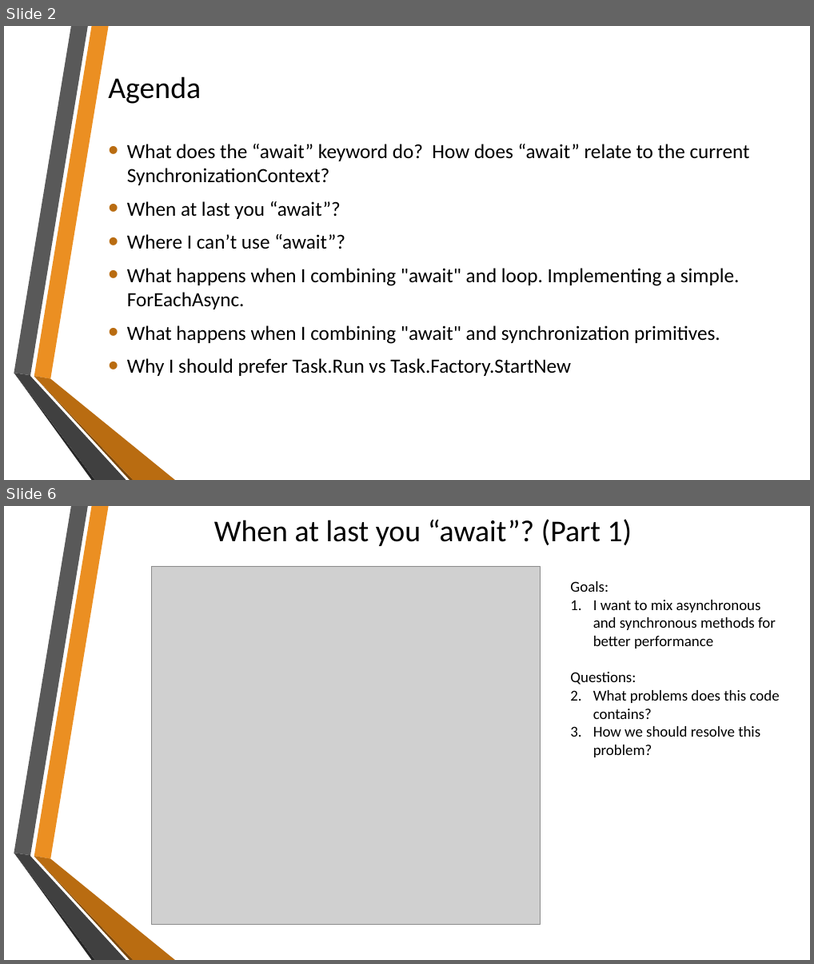
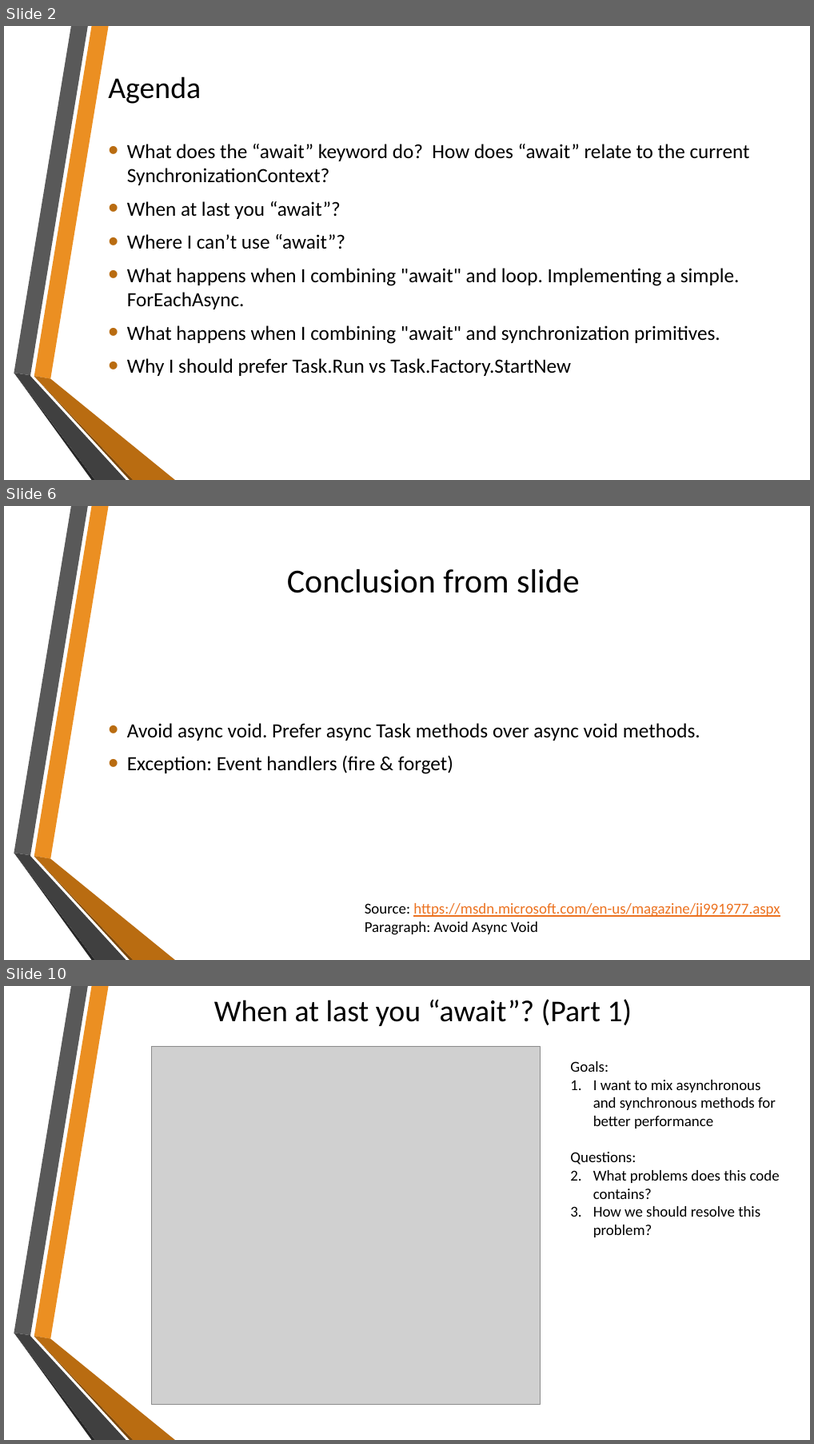
Before and after one commit to sflusov/AsyncAwaitPitfalls, a slide deck: Async Await and their pitfalls.pptx. Shown one above the other, each under a label of ours: slides 2 and 6 before the commit, slides 2, 6 and 10 after it; the slides between them are not shown. The pictures are 814x964 and 814x1444 pixels, drawn with LibreOffice and Linux fonts; fonts in the diff are those of the drawing; grey boxes stand for pictures; background and template pictures are left out. Boxes give left, top, right and bottom in pixels: in the first picture for what was removed or moved away, otherwise in the second. Text is boxed around its words. In the diff, an @@ line names an element or a change of style, - is before the commit and + after.

```diff
--- a/Async Await and their pitfalls.pptx
+++ b/Async Await and their pitfalls.pptx
@@ slide 6 added at bbox=[4, 506, 810, 960], background picture (left out); not listed: 6 template elements that a slide beside it also shows @@
@@ title added at bbox=[287, 569, 580, 593], 40 pt, text #000000 @@
+Conclusion from slide
@@ text added at bbox=[127, 723, 701, 774], 24 pt, text #000000 @@
+• Avoid async void. Prefer async Task methods over async void methods.
+• Exception: Event handlers (fire & forget)
@@ text added at bbox=[365, 903, 780, 935], 18 pt, text #EC7220, underline @@
+Source: https://msdn.microsoft.com/en-us/magazine/jj991977.aspx
+Paragraph: Avoid Async Void
@@ what was slide 6 is now slide 10 @@
```
Also in this commit, not shown: 4 slides changed, 5 other slides added, 4 other files.
